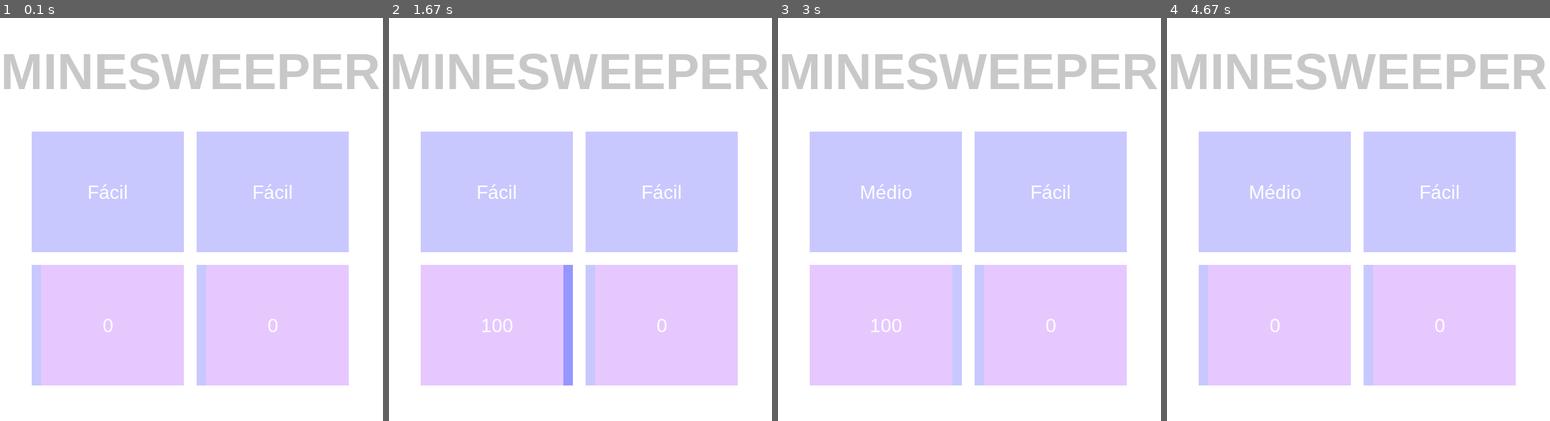
Above: before the commit, frames 1-4 (left to right).
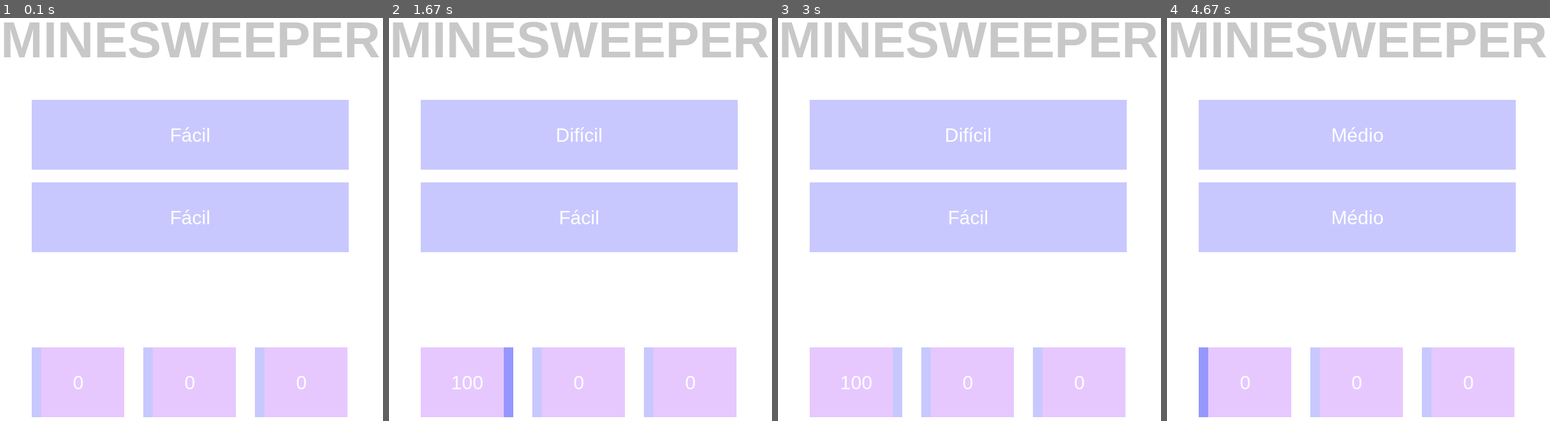
Above: after the commit, the same moments.

Repository: MrComboF10/PygameMenus
Game: pygame game, started from main.py
The game is run twice, just before and just after one commit, with the same random seed, the same clock (stepped at 60 frames per second) and the same inputs.
Inputs (mouse positions are in pixels of both pictures, inside the frame that each line leads up to):
- Up to frame 1 (0.1 s): no input
- Up to frame 2 (1.67 s): press the mouse at (691, 380) at 0.37 s; move the mouse to (557, 259) at 0.47 s; release the mouse at (423, 138) at 0.6 s; press the mouse at (580, 134) at 0.7 s; move the mouse to (530, 82) at 0.8 s; release the mouse at (480, 34) at 0.93 s; press the mouse at (465, 380) at 1.03 s; move the mouse to (618, 392) at 1.13 s; release the mouse at (771, 404) at 1.27 s; press the mouse at (580, 134) at 1.37 s; move the mouse to (523, 255) at 1.47 s; release the mouse at (469, 376) at 1.6 s
- Up to frame 3 (3 s): press the mouse at (969, 380) at 1.7 s; move the mouse to (896, 336) at 1.8 s; release the mouse at (827, 292) at 1.93 s; click (846, 215) at 2.05 s; press the mouse at (969, 215) at 2.37 s; move the mouse to (958, 122) at 2.47 s; release the mouse at (946, 26) at 2.6 s; press the mouse at (969, 215) at 2.7 s; move the mouse to (992, 142) at 2.8 s; release the mouse at (1015, 70) at 2.93 s
- Up to frame 4 (4.67 s): press the mouse at (1358, 215) at 3.03 s; move the mouse to (1366, 251) at 3.13 s; release the mouse at (1377, 283) at 3.27 s; press the mouse at (1358, 134) at 3.37 s; move the mouse to (1304, 187) at 3.47 s; release the mouse at (1251, 235) at 3.6 s; press the mouse at (1243, 380) at 3.7 s; move the mouse to (1220, 227) at 3.8 s; release the mouse at (1201, 74) at 3.93 s; press the mouse at (1358, 134) at 4.03 s; move the mouse to (1373, 90) at 4.13 s; release the mouse at (1392, 50) at 4.27 s; press the mouse at (1243, 380) at 4.37 s; move the mouse to (1220, 292) at 4.47 s; release the mouse at (1197, 203) at 4.6 s

The runs differ from the first frame. In frame 1, 42% of the frame differs, in the area x 0-100%, y 0-100%; in frame 2, 43%; in frame 3, 43%; in frame 4, 43%.

Commit message:
Finish class Block

Diff:
--- a/button.py
+++ b/button.py
@@ -10,23 +10,29 @@
         self._screen_display = screen_display
 
         self._mouse_over_button = False
+
         self._mouse_location_changed = False
 
+    # set if mouse cursor was inside or outside button area
     def set_mouse_location_changed(self, change):
         self._mouse_location_changed = change
 
+    # get if mouse is over button area
     def get_mouse_over_button(self):
         return self._mouse_over_button
 
+    # get if mouse cursor was inside or outside button area
     def get_mouse_location_changed(self):
         return self._mouse_location_changed
 
+    # verify if current mouse cursor is over button area
     def verify_mouse_on_button(self, current_mouse_position):
         self._mouse_over_button = False
         if self._position[0] < current_mouse_position[0] < self._position[0] + self._size[0]:
             if self._position[1] < current_mouse_position[1] < self._position[1] + self._size[1]:
                 self._mouse_over_button = True
 
+    # draw button on screen
     def draw_button(self, color, text):
 
         # draw button rectangle
--- a/buttonblock.py
+++ b/buttonblock.py
@@ -1,103 +1,83 @@
-import utils
-
-
 class Block:
-    def __init__(self, size, buttons, position=None, screen_display=None):
-        self._position = position
-        self._size = size
-        self._screen_display = screen_display
-        self._buttons = buttons
+    def __init__(self, size, buttons_matrix, vertical_margin, horizontal_margin, position=None, screen_display=None):
+        self.__size = size
+        self.__buttons_matrix = buttons_matrix
+        self.__vertical_margin = vertical_margin
+        self.__horizontal_margin = horizontal_margin
+        self.__position = position
+        self.__screen_display = screen_display
 
         # separate buttons by type
-        self._press_buttons_redirect, self._press_buttons_change_state, self._slide_buttons = [], [], []
-        self._separate_buttons_type()
+        self.__press_buttons_redirect, self.__press_buttons_change_state, self.__slide_buttons = [], [], []
+        self.__separate_buttons_type()
 
     def set_position(self, new_position):
-        self._position = new_position
+        self.__position = new_position
 
     def set_screen_display(self, new_screen):
-        self._screen_display = new_screen
+        self.__screen_display = new_screen
 
-    def _separate_buttons_type(self):
-        for button in self._buttons:
-            if type(button).__name__ == "PressButtonRedirect":
-                self._press_buttons_redirect.append(button)
+    # this function is used in menu loop to update each list of buttons by type on screen
+    def __separate_buttons_type(self):
+        for buttons_row in self.__buttons_matrix:
+            for button in buttons_row:
+                if type(button).__name__ == "PressButtonRedirect":
+                    self.__press_buttons_redirect.append(button)
 
-            elif type(button).__name__ == "PressButtonChangeState":
-                self._press_buttons_change_state.append(button)
+                elif type(button).__name__ == "PressButtonChangeState":
+                    self.__press_buttons_change_state.append(button)
 
-            elif type(button).__name__ == "SlideButton":
-                self._slide_buttons.append(button)
+                elif type(button).__name__ == "SlideButton":
+                    self.__slide_buttons.append(button)
+
+    def __calculate_buttons_width_current_row(self, current_buttons_row):
+        return (self.__size[0] - self.__horizontal_margin * (len(current_buttons_row) - 1)) // len(current_buttons_row)
+
+    def __calculate_buttons_height(self):
+        return (self.__size[1] - self.__vertical_margin * (len(self.__buttons_matrix) - 1)) // len(self.__buttons_matrix)
+
+    # set buttons new position, size and screen display
+    def update_buttons(self):
+        # current_position = [self.__position[0], self.__position[1]]
+        current_position = self.__position
+
+        # get height of all buttons
+        buttons_height = self.__calculate_buttons_height()
+
+        for row_buttons in self.__buttons_matrix:
+
+            # get width of all buttons in the row
+            buttons_width = self.__calculate_buttons_width_current_row(row_buttons)
+
+            for button in row_buttons:
+                if button is not None:
+                    button.set_position(current_position)
+                    button.set_size((buttons_width, buttons_height))
+                    button.set_screen_display(self.__screen_display)
+
+                # move position to the right
+                # current_position[0] += buttons_width + self.__horizontal_margin
+                current_position = (current_position[0] + buttons_width + self.__horizontal_margin, current_position[1])
+
+            # move position x to initial position
+            # current_position[0] = self.__position[0]
+            current_position = (self.__position[0], current_position[1])
+
+            # move position to down
+            # current_position[1] += buttons_height + self.__vertical_margin
+            current_position = (current_position[0], current_position[1] + buttons_height + self.__vertical_margin)
 
     def get_press_buttons_redirect(self):
-        return self._press_buttons_redirect
+        return self.__press_buttons_redirect
 
     def get_press_buttons_change_state(self):
-        return self._press_buttons_change_state
+        return self.__press_buttons_change_state
 
     def get_slide_buttons(self):
-        return self._slide_buttons
+        return self.__slide_buttons
 
-    def get_sizes(self):
-        return self._size
+    def get_size(self):
+        return self.__size
 
     def get_position(self):
-        return self._position
-
-
-class Block1Column(Block):
-    def __init__(self, size, buttons, margin, position=None, screen_display=None):
-
-        super().__init__(size, buttons, position, screen_display)
-        self.__margin = margin
-
-        # calculate buttons sizes
-        self.__buttons_sizes = None
-        self.calculate_buttons_sizes()
-
-    def calculate_buttons_sizes(self):
-        self.__buttons_sizes = (self._size[0], (self._size[1] - self.__margin * (len(self._buttons) - 1)) // len(self._buttons))
-
-    def update_buttons(self):
-        # set buttons display, sizes and positions
-        margin_counter = 0
-        for button in self._buttons:
-            button.set_position((self._position[0], self._position[1] + margin_counter))
-            button.set_size(self.__buttons_sizes)
-            button.set_screen_display(self._screen_display)
-            margin_counter += self.__margin + self.__buttons_sizes[1]
-
-
-class Block2Columns(Block):
-    def __init__(self, size, buttons, margin_height, margin_width, position=None, screen_display=None):
-        super().__init__(size, buttons, position, screen_display)
-
-        self.__margin_height = margin_height
-        self.__margin_width = margin_width
-
-        # calculate buttons sizes
-        self.__buttons_sizes = None
-        self.calculate_buttons_sizes()
-
-    def calculate_buttons_sizes(self):
-        self.__buttons_sizes = ((self._size[0] - self.__margin_width) // 2, (self._size[1] - self.__margin_height * utils.ceiling_division(len(self._buttons) - 2, 2)) // utils.ceiling_division(len(self._buttons), 2))
-
-    def update_buttons(self):
-        # set buttons display, sizes and positions
-        margin_height_counter = 0
-        par = False
-        for button in self._buttons:
-            button.set_position(self.__calculate_position(par, margin_height_counter))
-            button.set_size(self.__buttons_sizes)
-            button.set_screen_display(self._screen_display)
-            # update next line buttons
-            if par:
-                margin_height_counter += self.__margin_height + self.__buttons_sizes[1]
-            par = not par
-
-    def __calculate_position(self, par, margin_height_counter):
-        if par:
-            # left buttons
-            return self._position[0], self._position[1] + margin_height_counter
-        # right buttons
-        return self._position[0] + self.__buttons_sizes[0] + self.__margin_width, self._position[1] + margin_height_counter
+        return self.__position
--- a/main.py
+++ b/main.py
@@ -9,6 +9,8 @@
 
 def menu_loop():
     pygame.init()
+    appname = "PESTINHA"
+    pygame.display.set_caption(appname)
     screen = pygame.display.set_mode((800, 800), pygame.RESIZABLE)
     screen.fill(white)
     pygame.display.update()
@@ -30,11 +32,13 @@
 
     slide_button_1 = button.SlideButton(font, white, bar_width, range_items, mouse_out_button_color, mouse_over_button_color, slide_button_color)
     slide_button_2 = button.SlideButton(font, white, bar_width, range_items, mouse_out_button_color, mouse_over_button_color, slide_button_color)
+    slide_button_3 = button.SlideButton(font, white, bar_width, range_items, mouse_out_button_color, mouse_over_button_color, slide_button_color)
+    slide_button_4 = button.SlideButton(font, white, bar_width, range_items, mouse_out_button_color,mouse_over_button_color, slide_button_color)
+    slide_button_5 = button.SlideButton(font, white, bar_width, range_items, mouse_out_button_color,mouse_over_button_color, slide_button_color)
 
-    long_block = buttonblock.Block1Column((500, 500), (change_state_button_2, change_state_button_3, slide_button_1, slide_button_2), 20)
-    short_block = buttonblock.Block2Columns((500, 400), (change_state_button_2, change_state_button_3, slide_button_1, slide_button_2), 20, 20)
+    block2 = buttonblock.Block((500, 500), ((change_state_button_2,), (change_state_button_3,), (None,), (slide_button_2, slide_button_3, slide_button_4)), 20, 30)
 
-    main_menu = menu.MainMenu(screen, title_1, short_block, 50)
+    main_menu = menu.MainMenu(screen, title_1, block2, 50)
 
     main_menu.loop()
 
--- a/menu.py
+++ b/menu.py
@@ -4,13 +4,13 @@
 
 
 class MainMenu:
-    def __init__(self, screen_display, title, buttons_block, margin):
+    def __init__(self, screen_display, title, buttons_block, title_block_margin):
 
         self.__screen_display = screen_display
-        self.__margin = margin
+        self.__title_block_margin = title_block_margin
 
         self.__title_size = title.get_size()
-        self.__block_size = buttons_block.get_sizes()
+        self.__block_size = buttons_block.get_size()
         self.__menu_sizes = None
 
         self.__position = None
@@ -18,7 +18,7 @@
         self.__current_mouse_position = (0, 0)
         self.__current_event = None
         self.__mouse_left_pressed = None
-        self.__change_location = True
+        self.__release_slide_button_bar = True
 
         # configure title
         self.__title = title
@@ -33,9 +33,9 @@
 
     def __set_size(self):
         if self.__title_size[0] > self.__block_size[0]:
-            self.__menu_sizes = (self.__title_size[0], self.__title_size[1] + self.__margin + self.__block_size[1])
+            self.__menu_sizes = (self.__title_size[0], self.__title_size[1] + self.__title_block_margin + self.__block_size[1])
         else:
-            self.__menu_sizes = (self.__block_size[0], self.__title_size[1] + self.__margin + self.__block_size[1])
+            self.__menu_sizes = (self.__block_size[0], self.__title_size[1] + self.__title_block_margin + self.__block_size[1])
 
     def __calculate_position(self, screen_size):
         self.__set_size()
@@ -55,9 +55,9 @@
     def __set_block_position(self):
         if self.__title_size[0] > self.__block_size[0]:
             position = (self.__position[0] + self.__title_size[0] // 2 - self.__block_size[0] // 2,
-                        self.__position[1] + self.__title_size[1] + self.__margin)
+                        self.__position[1] + self.__title_size[1] + self.__title_block_margin)
         else:
-            position = (self.__position[0], self.__position[1] + self.__title_size[1] + self.__margin)
+            position = (self.__position[0], self.__position[1] + self.__title_size[1] + self.__title_block_margin)
 
         self.__buttons_block.set_position(position)
 
@@ -72,12 +72,20 @@
         for change_button in self.__buttons_block.get_press_buttons_change_state():
 
             # get mouse location before and after to verify if mouse location has changed
+
+            # get mouse before change
             mouse_location_before = change_button.get_mouse_over_button()
+
+            # verify if mouse is on button
             change_button.verify_mouse_on_button(self.__current_mouse_position)
+
+            # get mouse after change
             mouse_location_after = change_button.get_mouse_over_button()
 
             # verify if mouse location inside or outside button changed
             if mouse_location_before != mouse_location_after:
+
+                # mouse location changed is used to draw button if location changed
                 change_button.set_mouse_location_changed(True)
             else:
                 change_button.set_mouse_location_changed(False)
@@ -87,19 +95,29 @@
 
                 # verify if mouse was outside button before
                 if change_button.get_mouse_location_changed():
+
+                    # draw change button (mouse over button)
                     change_button.draw_mouse_over_change_state_button()
                     pygame.display.update()
 
                 if self.__current_event.type == pygame.MOUSEBUTTONDOWN:
+
                     # mouse left button
                     if self.__current_event.button == 1:
+
+                        # display inside change button the next text
                         change_button.add_state_text_index()
+
+                        # draw change button (mouse over button)
                         change_button.draw_mouse_over_change_state_button()
                         pygame.display.update()
 
             else:
+
                 # verify if mouse was inside before
                 if change_button.get_mouse_location_changed():
+
+                    # draw change button (mouse out button)
                     change_button.draw_mouse_out_change_state_button()
                     pygame.display.update()
 
@@ -107,13 +125,20 @@
 
         for slide_button in self.__buttons_block.get_slide_buttons():
 
+            # before cursor mouse location in screen, inside or outside current slide button
             mouse_location_before = slide_button.get_mouse_over_button()
+
+            # verify if current mouse cursor is inside button area
             slide_button.verify_mouse_on_button(self.__current_mouse_position)
+
+            # after cursor mouse location in screen, inside or outside current slide button
             mouse_location_after = slide_button.get_mouse_over_button()
 
-            if mouse_location_before != mouse_location_after or self.__change_location:
+            # verify if mouse location is different before and after verification and
+            # if the slide button bar was released
+            if mouse_location_before != mouse_location_after or self.__release_slide_button_bar:
                 slide_button.set_mouse_location_changed(True)
-                self.__change_location = False
+                self.__release_slide_button_bar = False
             else:
                 slide_button.set_mouse_location_changed(False)
 
@@ -125,13 +150,21 @@
                         slide_button.press_bar()
 
                 if slide_button.get_mouse_location_changed():
+
+                    # calculate current text in button according to current bar position
                     slide_button.calculate_current_item()
+
+                    # draw slide button (mouse over button)
                     slide_button.draw_mouse_over_slide_button()
                     pygame.display.update()
 
             else:
                 if slide_button.get_mouse_location_changed():
+
+                    # calculate current text in button according to current bar position
                     slide_button.calculate_current_item()
+
+                    # draw slide button (mouse out button)
                     slide_button.draw_mouse_out_slide_button()
                     pygame.display.update()
 
@@ -139,12 +172,21 @@
                 # mouse left button
                 if self.__current_event.button == 1:
                     slide_button.release_bar()
-                    # update button draw
-                    self.__change_location = True
+
+                    # if mouse button is released and mouse cursor is outside button, change bar color to released color
+                    # if this variable is true, the mouse location changed of the current button will be set to true
+                    # in the initial condition of this function
+                    self.__release_slide_button_bar = True
 
             if slide_button.get_bar_is_pressed():
+
+                # calculate bar position when button is pressed
                 slide_button.calculate_bar_position(self.__current_mouse_position)
+
+                # calculate current text in button according to current bar position
                 slide_button.calculate_current_item()
+
+                # draw slide button (mouse over button)
                 slide_button.draw_mouse_over_slide_button()
                 pygame.display.update()
 
